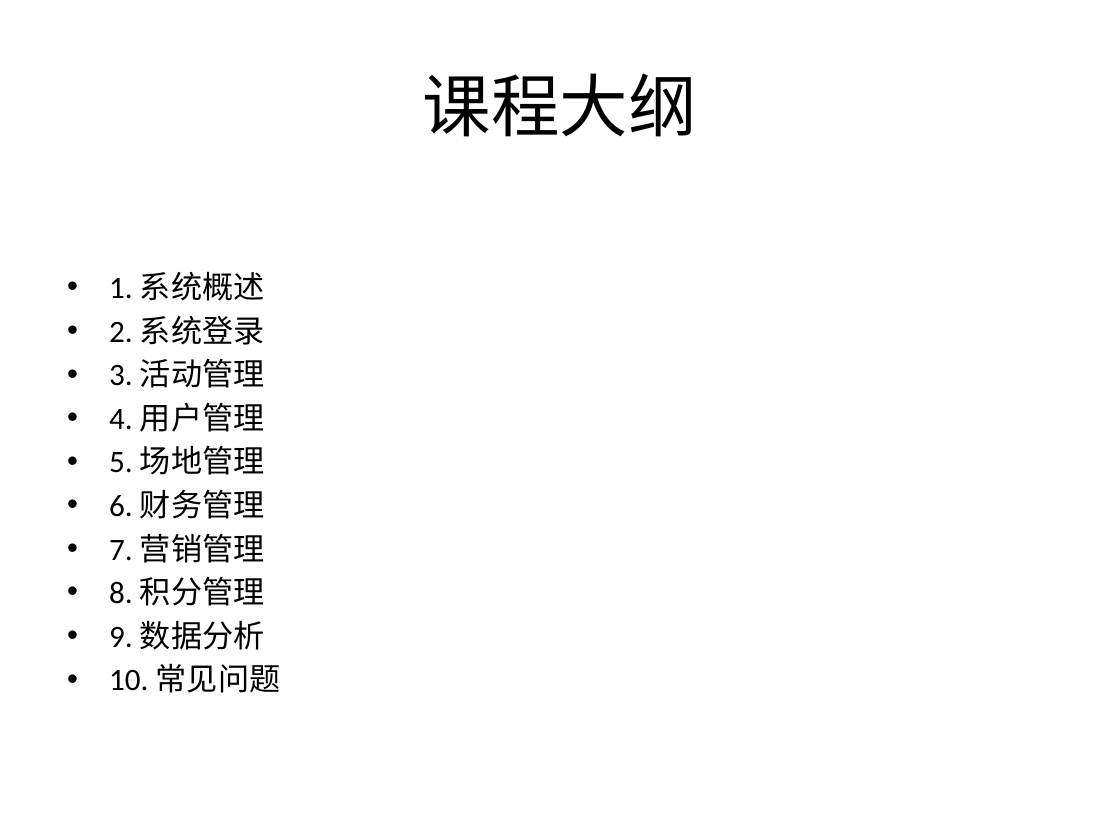
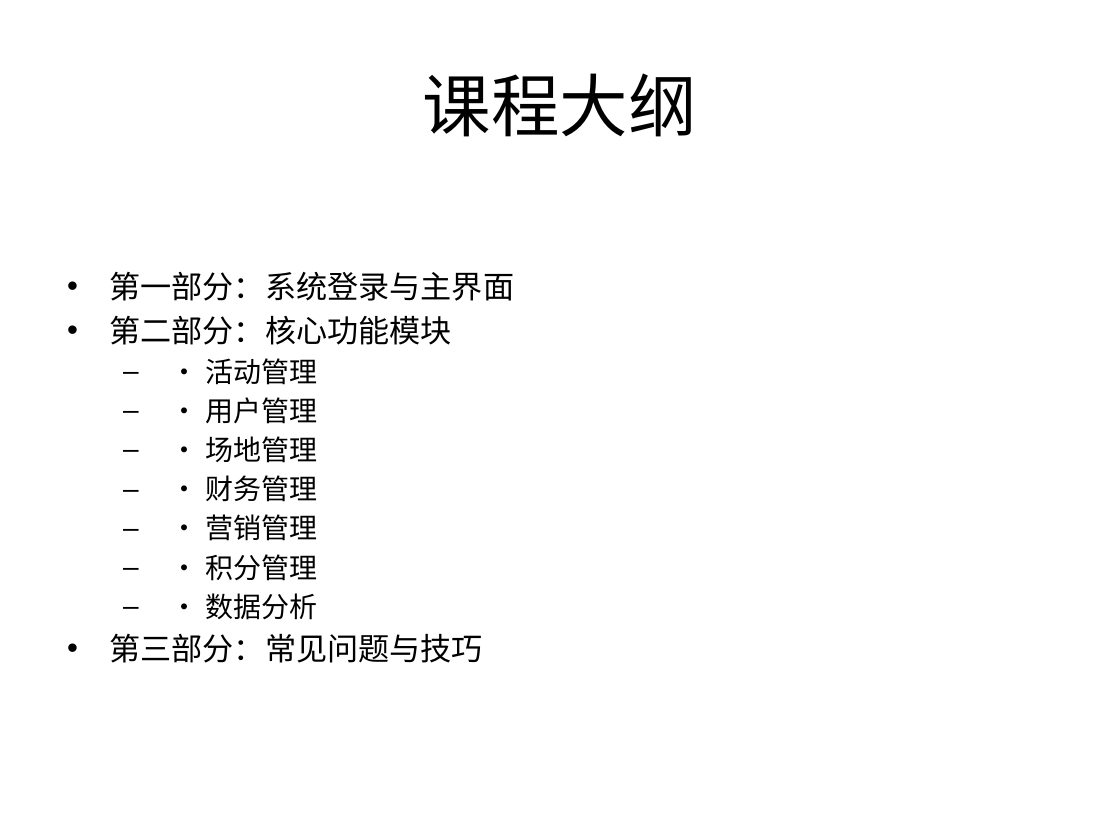
Before and after one commit to ctrlaomao/bjstarfish, a slide deck: slide 3 of 非雪季系统培训PPT.pptx (slide 2 before the commit). Drawn at 1120x840 pixels with LibreOffice and Linux fonts; fonts in the diff are those of the drawing. Boxes give left, top, right and bottom in pixels: in the first picture for what was removed or moved away, otherwise in the second. Text is boxed around its words. In the diff, an @@ line names an element or a change of style, - is before the commit and + after.

```diff
--- a/非雪季系统培训PPT.pptx
+++ b/非雪季系统培训PPT.pptx
@@ text at <box>109,272,514,663</box>: text changed @@
-• 1. 系统概述
-• 2. 系统登录
-• 3. 活动管理
-• 4. 用户管理
-• 5. 场地管理
-• 6. 财务管理
-• 7. 营销管理
-• 8. 积分管理
-• 9. 数据分析
-• 10. 常见问题
+• 第一部分：系统登录与主界面
+• 第二部分：核心功能模块
+  – • 活动管理
+  – • 用户管理
+  – • 场地管理
+  – • 财务管理
+  – • 营销管理
+  – • 积分管理
+  – • 数据分析
+• 第三部分：常见问题与技巧
```
Also in this commit, not shown: 13 other slides changed, 4 slides added, 17 slides removed, 23 other files.
